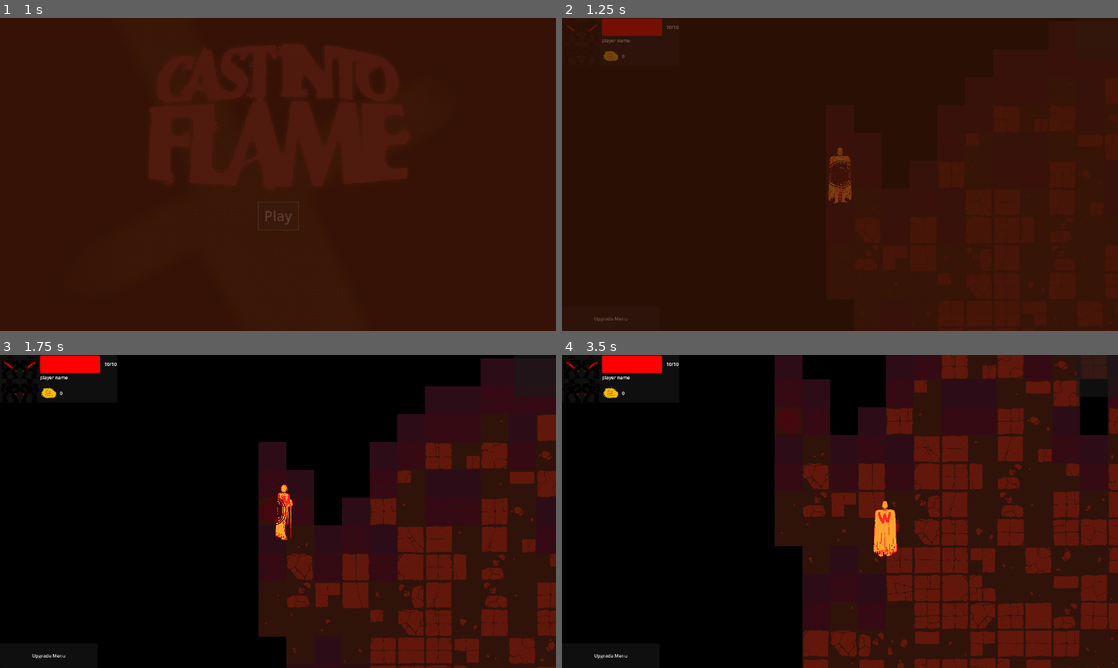
Above: before the commit, frames 1-4 (two rows, left to right).
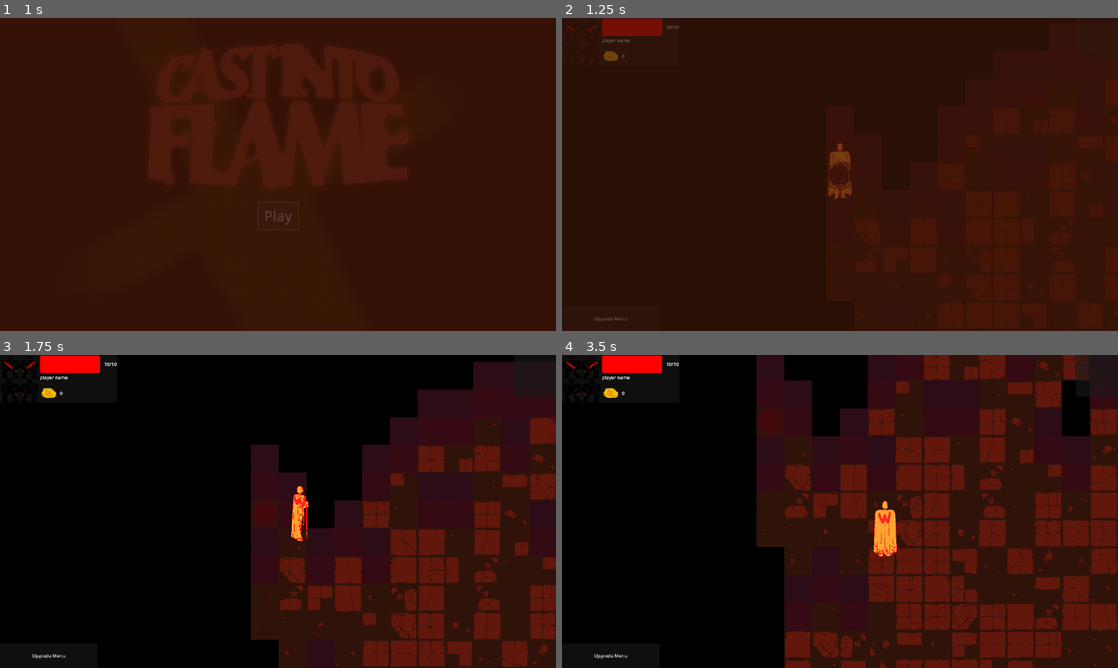
Above: after the commit, the same moments.

Repository: jible/capstone
Game: Godot game, scene res://scenes/testScenes/main_menu.tscn
Two runs of this game, one before a commit and one after it. Both use one fixed random seed, a clock stepped at 60 frames per second and the inputs below. The engine's default icon, where the game draws it, is replaced by a stand-in: a white triangle on a blue panel in a dark square.
Inputs (mouse positions are in pixels of both pictures, inside the frame that each line leads up to):
- Up to frame 1 (1 s): click "Play" at 0.5 s
- Up to frame 2 (1.25 s): no input
- Up to frame 3 (1.75 s): move the mouse to (400, 495) at 1.27 s; hold Right (right) from 1.28 s (still down); hold Space (attack) from 1.28 s (still down)
- Up to frame 4 (3.5 s): move the mouse to (728, 527) at 2.02 s; release Right (right) at 2.03 s; release Space (attack) at 2.03 s; hold Down (down) 2.03-2.78 s; tap Space (attack) at 2.1 s; move the mouse to (895, 442) at 2.77 s; hold Right (right) from 2.78 s (still down); hold Space (attack) from 2.78 s (still down)

Frame 1 is identical in both runs. In frame 2, 0.3% of the frame differs, in the area x 47-53%, y 40-60%; in frame 3, 11%; in frame 4, 24%, in the area x 35-100%, y 0-100%.

Commit message:
tweeked player collision

Diff:
--- a/scenes/prefabs/player/player.tscn
+++ b/scenes/prefabs/player/player.tscn
@@ -583,6 +583,7 @@
 }]
 
 [sub_resource type="CircleShape2D" id="CircleShape2D_kqpcb"]
+radius = 31.0161
 
 [sub_resource type="RectangleShape2D" id="RectangleShape2D_80b3n"]
 size = Vector2(200, 200)
@@ -602,9 +603,10 @@
 
 [node name="Animation Manager" parent="." instance=ExtResource("9_sc1mn")]
 sprite_frames = SubResource("SpriteFrames_mf368")
-animation = &"attack_west"
+animation = &"hurt_south"
 
 [node name="CollisionShape2D" type="CollisionShape2D" parent="."]
+position = Vector2(-1, 99)
 shape = SubResource("CircleShape2D_kqpcb")
 
 [node name="Mobility Manager" parent="." instance=ExtResource("14_2dfdq")]
